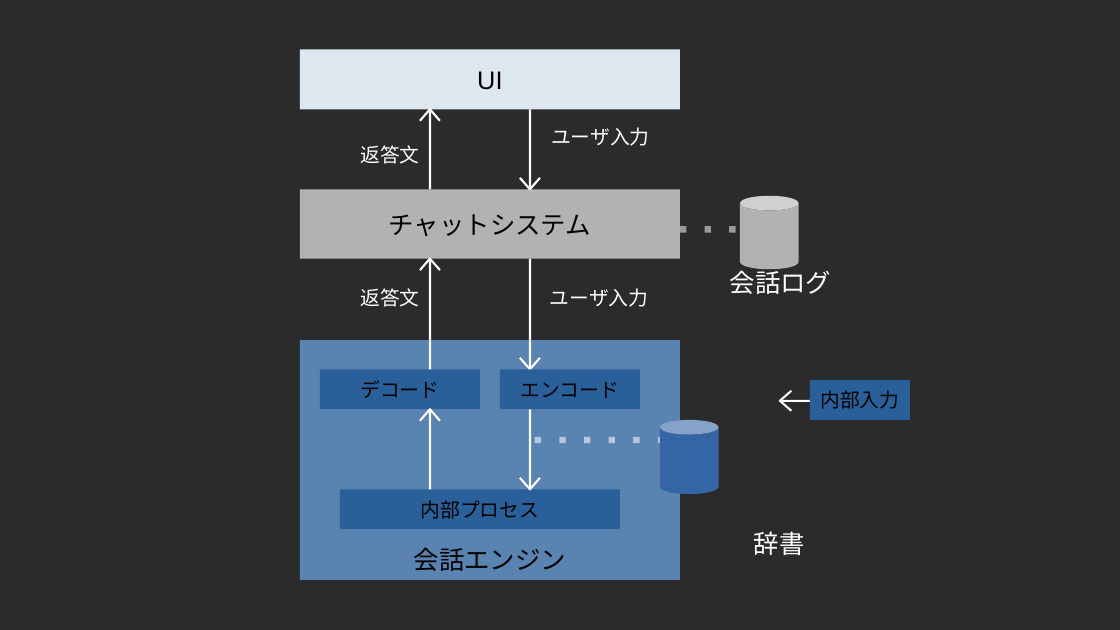
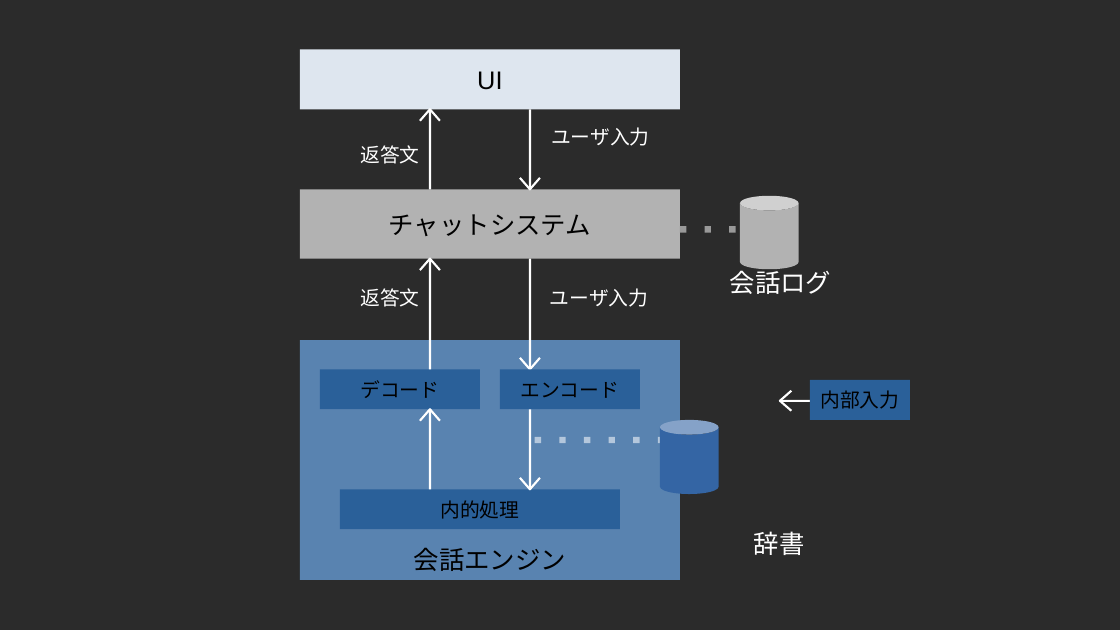
Before and after one commit to shinichi-kato/muno-site-scratch, a slide deck: slide 1 of static/原図.odp. Drawn at 1120x630 pixels with LibreOffice and Linux fonts; fonts in the diff are those of the drawing; background and template pictures are left out; a plain dark background stands for a picture behind light text. Boxes give left, top, right and bottom in pixels: in the first picture for what was removed or moved away, otherwise in the second. Text is boxed around its words. In the diff, an @@ line names an element or a change of style, - is before the commit and + after.

```diff
--- a/static/原図.odp
+++ b/static/原図.odp
@@ text in rectangle at (x1=440, y1=500, x2=519, y2=519): text changed @@
-内部プロセス
+内的処理
```
Also in this commit, not shown: 1 other slide changed, 13 other files.
